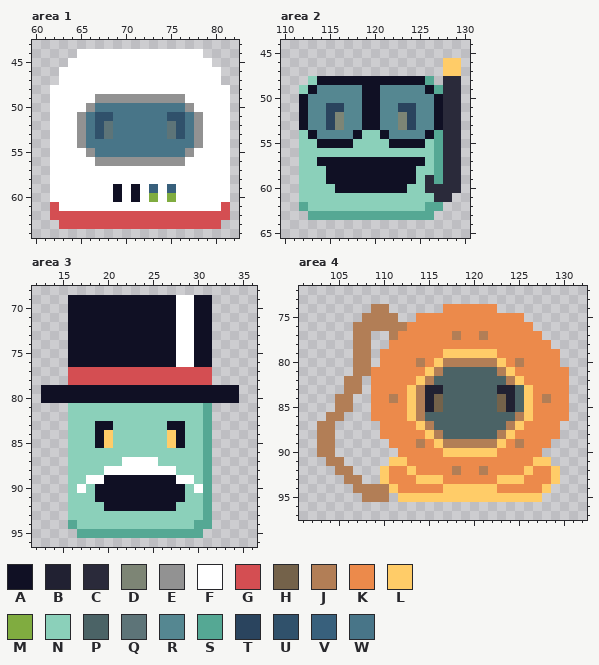
Two states of a pixel-art file, art/hats.aseprite. The picture above was drawn from the file before the commit.
240x224 pixels, 1 frame. Colours within 5 levels of each other are drawn and written as one. Shown: area 1: x 60..82, y 43..64; area 2: x 110..130, y 44..65; area 3: x 12..36, y 68..96; area 4: x 101..132, y 72..97. The commit also changed other parts of the picture, which this record leaves out.
Palette (. is transparent): A #101024  B #212132  C #2a2a3a  D #7d8575  E #929292  F #ffffff  G #d44e52  H #74624a  J #b27e56  K #ec8a4b  L #ffcc68  M #80ac40  N #8bd0ba  P #4b6366  Q #5d7478  R #558791  S #55a894  T #2a445e  U #30516b  V #38607c  W #487588
Now the later version:
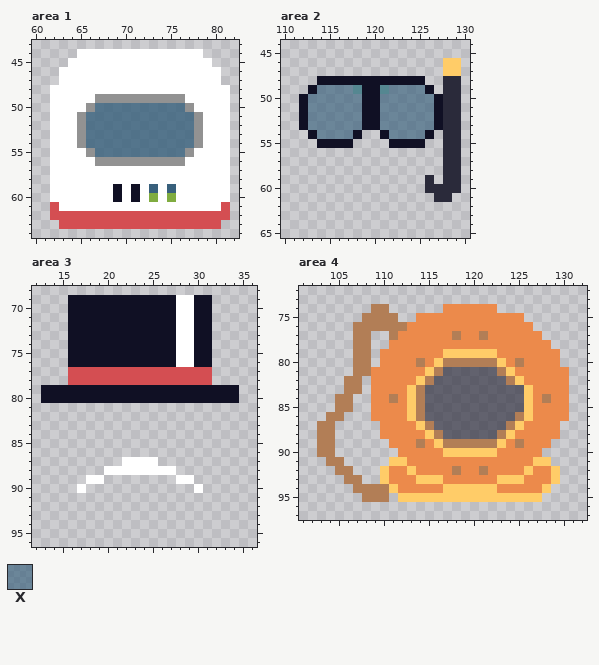
Colours new in this view: X #38607ca7
Edits made:
layer "background" now hidden
Colour P changes from #4b6366 to #2a2a3aa7.
Colour W changes from #487588 to #38607ccf.
Area 1:
Colour W replaces colour Q in rows 52 to 53 at x 68 and 75.
Colour W replaces colour U in row 51 at x 67 to 68 and 75 to 76; in rows 52 to 53 at x 67 and 76.
Area 2:
Colour X replaces colour D in rows 52 to 53 at x 116 and 123.
Colour X replaces colour R in row 49 at x 114 to 117 and 122 to 125; in row 50 at x 113 to 118 and 121 to 126; in rows 51 to 53 at x 113 to 114, 117 to 118, 121 to 122 and 125 to 126; in row 54 at x 114 to 117 and 122 to 125.
Colour X replaces colour T in row 51 at x 115 to 116 and 123 to 124; in rows 52 to 53 at x 115 and 124.
The edit erases colour A in row 57 at x 114 to 125; in rows 58 to 59 at x 115 to 124; in row 60 at x 116 to 123.
The edit erases colour N in row 48 at x 113; in row 49 at x 112; in row 54 at x 112 and 119 to 120; in row 55 at x 112 to 113, 118 to 121 and 126; in row 56 at x 112 to 126; in row 57 at x 112 to 113 and 126.
The edit erases colour N in row 58 at x 112 to 114 and 125 to 126; in row 59 at x 112 to 114 and 125; in row 60 at x 112 to 115 and 124 to 125; in row 61 at x 112 to 126; in row 62 at x 113 to 125.
The edit erases colour S in row 48 at x 126; in row 49 at x 127; in rows 54 to 59 at x 127; in row 62 at x 112 and 126 to 127; in row 63 at x 113 to 126.
Area 3:
The edit erases colour A in row 83 at x 19 to 20 and 27 to 28; in rows 84 to 85 at x 19 and 28; in row 89 at x 20 to 27; in rows 90 to 91 at x 19 to 28; in row 92 at x 20 to 27.
The edit erases colour L in rows 84 to 85 at x 20 and 27.
The edit erases colour N in rows 81 to 82 at x 16 to 30; in rows 83 to 85 at x 16 to 18, 21 to 26 and 29 to 30; in row 86 at x 16 to 30; in row 87 at x 16 to 21 and 26 to 30; in row 88 at x 16 to 19 and 28 to 30; in row 89 at x 16 to 17 and 30.
The edit erases colour N in row 90 at x 16, 18 and 29; in row 91 at x 16 to 18 and 29 to 30; in row 92 at x 16 to 19 and 28 to 30; in row 93 at x 16 to 30; in row 94 at x 17 to 29.
The edit erases colour S in rows 81 to 93 at x 31; in row 94 at x 16 and 30 to 31; in row 95 at x 17 to 30.
Area 4:
Colour P replaces colour B in row 83 at x 115 to 116 and 123 to 124; in rows 84 to 85 at x 115 and 124.
Colour P replaces colour H in rows 84 to 85 at x 116 and 123.
Where, in picture pixels (left, top, right, bottom), the same in both pictures:
changed: (86, 103, 194, 157)
changed: (299, 76, 443, 220)
erased: (68, 403, 212, 538)
changed: (425, 367, 524, 439)
